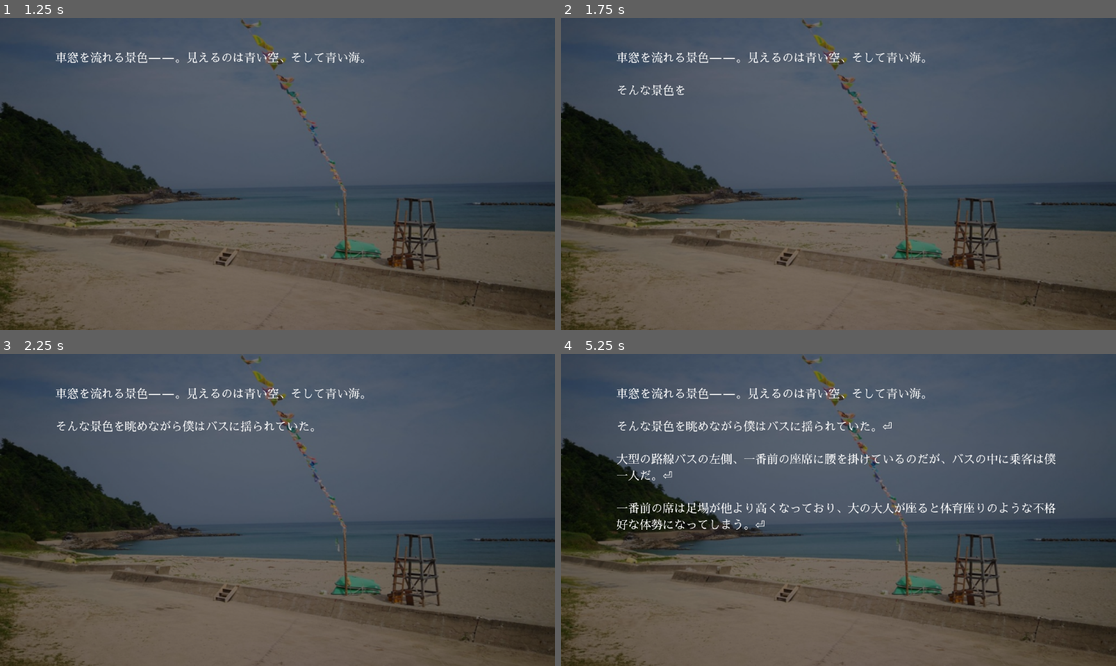
Above: before the commit, frames 1-4 (two rows, left to right).
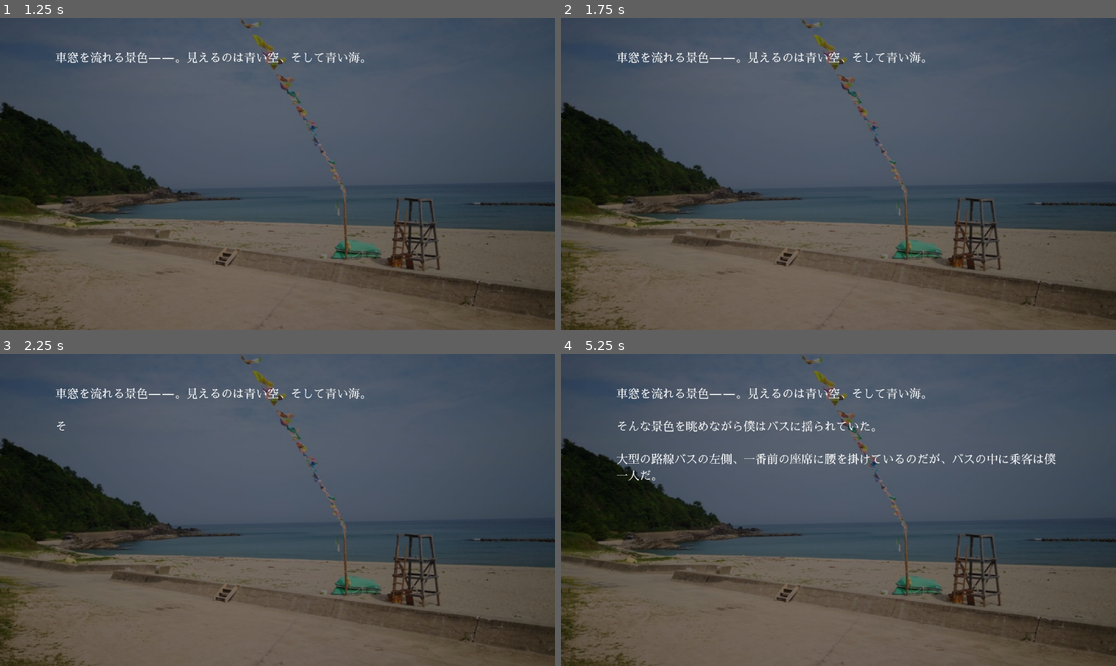
Above: after the commit, the same moments.

Repository: azukigame-s/kiminokoe
Game: Godot game, scene res://scenes/novel_system.tscn
Same seed, same stepped clock (60 frames per second), same inputs: the game is played once before the commit and once after it.
Inputs (mouse positions are in pixels of both pictures, inside the frame that each line leads up to):
- Up to frame 1 (1.25 s): move the mouse to (399, 158) at 0.52 s; click (399, 158) at 0.67 s
- Up to frame 2 (1.75 s): tap Enter at 1.25 s; move the mouse to (727, 189) at 1.27 s; click (727, 189) at 1.42 s
- Up to frame 3 (2.25 s): move the mouse to (333, 441) at 2.02 s; click (333, 441) at 2.17 s
- Up to frame 4 (5.25 s): move the mouse to (810, 572) at 2.77 s; click (810, 572) at 2.92 s; move the mouse to (1005, 556) at 3.52 s; click (1005, 556) at 3.67 s; move the mouse to (672, 463) at 4.27 s; click (672, 463) at 4.42 s; move the mouse to (866, 510) at 5.02 s; click (866, 510) at 5.17 s

Frame 1 is identical in both runs. In frame 2, 0.1% of the frame differs, in the area x 10-23%, y 21-25%; in frame 3, 0.5%; in frame 4, 1.2%, in the area x 10-90%, y 21-57%.

Commit message:
🚧 🔧 プロジェクト設定を読み込む形に変更途中

Diff:
--- a/project.godot
+++ b/project.godot
@@ -14,6 +14,11 @@
 run/main_scene="uid://bl4wlib7utapy"
 config/features=PackedStringArray("4.4", "GL Compatibility")
 config/icon="res://icon.svg"
+config/visual_novel/text_speed=0.05
+config/visual_novel/indicator_blink_speed=0.5
+config/visual_novel/indicator_symbol="⏎"
+config/visual_novel/page_indicator_symbol="⎘"
+config/visual_novel/default_log_level=2
 
 [rendering]
 
--- a/scripts/novel_system.gd
+++ b/scripts/novel_system.gd
@@ -3,13 +3,15 @@
 # シグナル定義
 signal initialized
 signal text_click_processed
+signal text_completed
+
+# ログレベル定義
+enum LogLevel {INFO, DEBUG, ERROR}
+var current_log_level = LogLevel.INFO  # 本番環境ではERRORのみにするなど調整可能
 
 # テキスト表示関連の変数
 var current_text = ""
 var displayed_text = ""
-var text_speed = 0.05
-var is_text_completed = true
-var text_timer = 0.0
 var page_text_buffer = []
 var current_page_index = 0
 
@@ -17,13 +19,18 @@
 var current_background = ""
 var current_bgm = ""
 
-# インジケーター関連
+# インジケータ関連
 var show_indicator = false
-var indicator_symbol = "⏎"
-var page_indicator_symbol = "⎘"
 var indicator_visible = true
 var indicator_blink_timer = 0.0
-var indicator_blink_speed = 0.5
+
+# 設定値 - ProjectSettingsから取得するように変更
+var text_speed: float
+var indicator_blink_speed: float
+var indicator_symbol: String
+var page_indicator_symbol: String
+var is_text_completed = true
+var text_timer = 0.0
 
 # ノード参照
 @onready var background = $background
@@ -33,7 +40,10 @@
 @onready var sfx_player = $sfx_player
 
 func _ready():
-	print("Visual Novel System: Ready function called.")
+	log_message("Visual Novel System: Ready function called.", LogLevel.INFO)
+
+	# 設定の読み込み
+	_load_settings()
 
 	# 画面サイズの設定
 	size_flags_horizontal = Control.SIZE_FILL
@@ -42,54 +52,73 @@
 	anchor_bottom = 1.0
 
 	await get_tree().process_frame
-	print("Updated Control size after frame: ", size)
-
-	_check_nodes()
-
-	if background:
-		_setup_fullscreen_element(background)
-		print("Background setup complete. Size: ", background.size)
-
-	_setup_text_panel()
-
-	initialized.emit()
-
-func _check_nodes():
-	print("Checking node references:")
-	print("- Background node: ", background)
-	print("- Text panel: ", text_panel)
-	print("- Dialogue text node: ", dialogue_text)
-	print("- BGM player: ", bgm_player)
-	print("- SFX player: ", sfx_player)
-	print("Control size: ", size)
+	log_message("Updated Control size after frame: " + str(size), LogLevel.DEBUG)
+
+	if _check_required_nodes():
+		if background:
+			_setup_fullscreen_element(background)
+			log_message("Background setup complete. Size: " + str(background.size), LogLevel.DEBUG)
+
+		_setup_text_panel()
+
+		initialized.emit()
+	else:
+		log_message("Initialization failed due to missing required nodes", LogLevel.ERROR)
+
+# 設定の読み込み - ProjectSettingsから取得
+func _load_settings():
+	# ProjectSettingsに設定がない場合のデフォルト値
+	text_speed = ProjectSettings.get_setting("visual_novel/text_speed", 0.05)
+	indicator_blink_speed = ProjectSettings.get_setting("visual_novel/indicator_blink_speed", 0.5)
+	indicator_symbol = ProjectSettings.get_setting("visual_novel/indicator_symbol", "⏎")
+	page_indicator_symbol = ProjectSettings.get_setting("visual_novel/page_indicator_symbol", "⎘")
+
+# 必要なノードが揃っているかをチェック
+func _check_required_nodes() -> bool:
+	log_message("Checking node references:", LogLevel.DEBUG)
+	log_message("- Background node: " + str(background), LogLevel.DEBUG)
+	log_message("- Text panel: " + str(text_panel), LogLevel.DEBUG)
+	log_message("- Dialogue text node: " + str(dialogue_text), LogLevel.DEBUG)
+	log_message("- BGM player: " + str(bgm_player), LogLevel.DEBUG)
+	log_message("- SFX player: " + str(sfx_player), LogLevel.DEBUG)
+
+	var all_nodes_present = true
 
 	if not background:
-		print("ERROR: Background node missing. Create a TextureRect named 'background' as a child of this Control node.")
+		log_message("ERROR: Background node missing. Create a TextureRect named 'background' as a child of this Control node.", LogLevel.ERROR)
+		all_nodes_present = false
 
 	if not text_panel:
-		print("ERROR: Text panel missing. Create a Panel or Control named 'text_panel' as a child of this Control node.")
+		log_message("ERROR: Text panel missing. Create a Panel or Control named 'text_panel' as a child of this Control node.", LogLevel.ERROR)
+		all_nodes_present = false
 
 	if not dialogue_text and text_panel:
-		print("ERROR: Dialogue text node missing. Create a RichTextLabel named 'dialogue_text' as a child of the text_panel.")
-
+		log_message("ERROR: Dialogue text node missing. Create a RichTextLabel named 'dialogue_text' as a child of the text_panel.", LogLevel.ERROR)
+		all_nodes_present = false
+
+	return all_nodes_present
+
+# テキストパネルのセットアップ
 func _setup_text_panel():
-	if text_panel:
-		# かまいたちの夜スタイルのテキストパネル設定
-		text_panel.anchor_top = 0.0
-		text_panel.anchor_bottom = 1.0
-		text_panel.anchor_left = 0.0
-		text_panel.anchor_right = 1.0
-		text_panel.offset_left = 0
-		text_panel.offset_top = 0
-		text_panel.offset_right = 0
-		text_panel.offset_bottom = 0
-
-		# 半透明の黒背景
-		var style_box = StyleBoxFlat.new()
-		style_box.bg_color = Color(0, 0, 0, 0.5)
-		text_panel.add_theme_stylebox_override("panel", style_box)
-
-		print("Text panel setup complete for Kamaitachi style. Size: ", text_panel.size)
+	if not text_panel:
+		return
+
+	# かまいたちの夜スタイルのテキストパネル設定
+	text_panel.anchor_top = 0.0
+	text_panel.anchor_bottom = 1.0
+	text_panel.anchor_left = 0.0
+	text_panel.anchor_right = 1.0
+	text_panel.offset_left = 0
+	text_panel.offset_top = 0
+	text_panel.offset_right = 0
+	text_panel.offset_bottom = 0
+
+	# 半透明の黒背景
+	var style_box = StyleBoxFlat.new()
+	style_box.bg_color = Color(0, 0, 0, 0.5)
+	text_panel.add_theme_stylebox_override("panel", style_box)
+
+	log_message("Text panel setup complete for Kamaitachi style. Size: " + str(text_panel.size), LogLevel.DEBUG)
 
 	if dialogue_text:
 		dialogue_text.bbcode_enabled = true
@@ -108,14 +137,18 @@
 		dialogue_text.add_theme_color_override("default_color", Color(1, 1, 1, 1))
 		dialogue_text.add_theme_font_size_override("normal_font_size", 24)
 
-		print("Dialogue text setup complete for Kamaitachi style. Size: ", dialogue_text.size)
+		log_message("Dialogue text setup complete for Kamaitachi style. Size: " + str(dialogue_text.size), LogLevel.DEBUG)
 
 		var custom_theme = load("res://themes/novel_theme.tres")
 		if custom_theme:
 			dialogue_text.theme = custom_theme
-			print("Custom theme applied to dialogue text")
-
+			log_message("Custom theme applied to dialogue text", LogLevel.DEBUG)
+
+# 要素をフルスクリーンに設定
 func _setup_fullscreen_element(element):
+	if not element:
+		return
+
 	element.anchor_left = 0.0
 	element.anchor_top = 0.0
 	element.anchor_right = 1.0
@@ -143,6 +176,7 @@
 				is_text_completed = true
 				show_indicator = true
 				_update_displayed_text()
+				text_completed.emit()
 
 	# インジケーターの点滅処理
 	if is_text_completed and show_indicator:
@@ -152,74 +186,78 @@
 			indicator_visible = !indicator_visible
 			_update_displayed_text()
 
+# 表示テキストの更新
 func _update_displayed_text():
-	if dialogue_text:
-		var base_text = ""
-
-		if current_page_index > 0:
-			base_text = dialogue_text.text
-			var last_text_start = base_text.rfind("\n\n")
-			if last_text_start != -1:
-				var next_line = base_text.find("\n\n", last_text_start + 2)
-				if next_line != -1 and base_text.find("[color=#FFDD00][b]", last_text_start) != -1:
-					base_text = base_text.substr(0, next_line + 2)
-				else:
-					base_text = base_text.substr(0, last_text_start + 2)
-
-		if current_page_index == 0:
-			var text_parts = dialogue_text.text.split("\n\n", false, 1)
-			if text_parts.size() > 0 and text_parts[0].begins_with("[color=#FFDD00][b]"):
-				base_text = text_parts[0] + "\n\n"
-
-		var final_text = base_text + displayed_text
-
-		if is_text_completed and show_indicator and indicator_visible:
-			final_text += _get_indicator_symbol()
-
-		dialogue_text.text = final_text
-
-func show_text(text, go_next = false):
-	print("Showing text: ", text)
+	if not dialogue_text:
+		return
+
+	var base_text = ""
+
+	if current_page_index > 0:
+		base_text = dialogue_text.text
+		var last_text_start = base_text.rfind("\n\n")
+		if last_text_start != -1:
+			var next_line = base_text.find("\n\n", last_text_start + 2)
+			if next_line != -1 and base_text.find("[color=#FFDD00][b]", last_text_start) != -1:
+				base_text = base_text.substr(0, next_line + 2)
+			else:
+				base_text = base_text.substr(0, last_text_start + 2)
+
+	if current_page_index == 0:
+		var text_parts = dialogue_text.text.split("\n\n", false, 1)
+		if text_parts.size() > 0 and text_parts[0].begins_with("[color=#FFDD00][b]"):
+			base_text = text_parts[0] + "\n\n"
+
+	var final_text = base_text + displayed_text
+
+	if is_text_completed and show_indicator and indicator_visible:
+		final_text += _get_indicator_symbol()
+
+	dialogue_text.text = final_text
+
+# テキスト表示の統合関数（show_textとshow_text_same_pageを統合）
+func show_text(text, new_page = true, go_next = false):
+	log_message("Showing text: " + text + " (new_page: " + str(new_page) + ")", LogLevel.INFO)
+
+	if not dialogue_text:
+		log_message("Error: dialogue_text is null in show_text()", LogLevel.ERROR)
+		return
+
 	current_text = text
 	displayed_text = ""
 	is_text_completed = false
 	text_timer = 0
 
-	page_text_buffer = []
-	current_page_index = 0
-
-	page_text_buffer.append({
-		"text": text,
-		"go_next": go_next
-	})
-
-	if dialogue_text:
+	if new_page:
+		page_text_buffer = []
+		current_page_index = 0
+
+		page_text_buffer.append({
+			"text": text,
+			"go_next": go_next
+		})
+
 		dialogue_text.visible = true
 		dialogue_text.text = ""
 
 		if text_panel:
 			text_panel.visible = true
 	else:
-		print("Error: dialogue_text is null in show_text()")
-
-func show_text_same_page(text):
-	print("Showing additional text in the same page: ", text)
-
-	current_text = text
-	displayed_text = ""
-	is_text_completed = false
-	text_timer = 0
-
-	if dialogue_text:
 		var current_displayed = dialogue_text.text
 
 		if current_displayed != "":
 			current_displayed += "\n\n"
 
 		dialogue_text.text = current_displayed
-	else:
-		print("Error: dialogue_text is null in show_text_same_page()")
-
+
+		# 既に表示中のテキストに追加する場合はバッファに追加しない
+		if page_text_buffer.size() == 0:
+			page_text_buffer.append({
+				"text": text,
+				"go_next": go_next
+			})
+
+# インジケーターシンボルを取得
 func _get_indicator_symbol():
 	if current_page_index < page_text_buffer.size():
 		var current_item = page_text_buffer[current_page_index]
@@ -228,6 +266,7 @@
 
 	return indicator_symbol
 
+# テキストバッファをクリア
 func clear_text_buffers():
 	page_text_buffer = []
 	current_page_index = 0
@@ -238,27 +277,32 @@
 	if dialogue_text:
 		dialogue_text.text = ""
 
-	print("All text buffers cleared")
-
+	log_message("All text buffers cleared", LogLevel.DEBUG)
+
+# バッファに次のテキストがあるかをチェック
 func has_more_text_in_buffer():
 	return current_page_index < page_text_buffer.size() - 1
 
+# バッファから次のテキストを表示
 func display_next_text_from_buffer():
 	if has_more_text_in_buffer():
 		current_page_index += 1
 		var next_text = page_text_buffer[current_page_index]
-		show_text_same_page(next_text["text"])
+		show_text(next_text["text"], false)
 		return true
 	return false
 
+# テキスト表示を即座に完了
 func complete_text_display():
 	if not is_text_completed:
 		displayed_text = current_text
 		is_text_completed = true
 		show_indicator = true
 		_update_displayed_text()
-		print("Text display completed instantly")
-
+		text_completed.emit()
+		log_message("Text display completed instantly", LogLevel.DEBUG)
+
+# テキスト進行の処理
 func complete_text():
 	if not is_text_completed:
 		complete_text_display()
@@ -266,43 +310,41 @@
 		if has_more_text_in_buffer():
 			display_next_text_from_buffer()
 		else:
-			print("All text in buffer displayed")
+			log_message("All text in buffer displayed", LogLevel.DEBUG)
 			show_indicator = false
 			_update_displayed_text()
-
-			if has_node("test_scenario"):
-				$test_scenario.on_click_received()
-
+			text_click_processed.emit()
+
+# 背景変更
 func change_background(background_path):
+	if not background:
+		log_message("ERROR: Background node is null", LogLevel.ERROR)
+		return
+
 	current_background = background_path
-	print("Loading background: ", background_path)
+	log_message("Loading background: " + background_path, LogLevel.INFO)
 
 	var bg_texture = load(background_path)
 	if bg_texture == null:
-		print("ERROR: Failed to load background texture from path: ", background_path)
-		return
-
-	print("Loaded texture: ", bg_texture)
-
-	if background != null:
-		background.modulate = Color(1, 1, 1, 1)
-		background.texture = bg_texture
-		background.visible = true
-
-		print("Background properties:")
-		print("- Visible: ", background.visible)
-		print("- Modulate: ", background.modulate)
-		print("- Size: ", background.size)
-		print("- Global position: ", background.global_position)
-
-		_setup_fullscreen_element(background)
-		print("Background changed successfully.")
-	else:
-		print("ERROR: Background node is null")
-
+		log_message("ERROR: Failed to load background texture from path: " + background_path, LogLevel.ERROR)
+		return
+
+	background.modulate = Color(1, 1, 1, 1)
+	background.texture = bg_texture
+	background.visible = true
+
+	log_message("Background properties:", LogLevel.DEBUG)
+	log_message("- Visible: " + str(background.visible), LogLevel.DEBUG)
+	log_message("- Modulate: " + str(background.modulate), LogLevel.DEBUG)
+	log_message("- Size: " + str(background.size), LogLevel.DEBUG)
+
+	_setup_fullscreen_element(background)
+	log_message("Background changed successfully.", LogLevel.INFO)
+
+# BGM再生
 func play_bgm(bgm_path):
-	if bgm_player == null:
-		print("ERROR: bgm_player is null")
+	if not bgm_player:
+		log_message("ERROR: bgm_player is null", LogLevel.ERROR)
 		return
 
 	if current_bgm != bgm_path:
@@ -317,19 +359,24 @@
 		if audio_stream != null:
 			bgm_player.stream = audio_stream
 			bgm_player.play()
-			print("BGM playing: ", bgm_path)
+			log_message("BGM playing: " + bgm_path, LogLevel.INFO)
 		else:
-			print("ERROR: Failed to load audio: ", bgm_path)
-
+			log_message("ERROR: Failed to load audio: " + bgm_path, LogLevel.ERROR)
+
+# BGM停止
 func stop_bgm():
-	if bgm_player != null:
-		bgm_player.stop()
-		current_bgm = ""
-		print("BGM stopped")
-
+	if not bgm_player:
+		log_message("ERROR: bgm_player is null", LogLevel.ERROR)
+		return
+
+	bgm_player.stop()
+	current_bgm = ""
+	log_message("BGM stopped", LogLevel.INFO)
+
+# 効果音再生
 func play_sfx(sfx_path):
-	if sfx_player == null:
-		print("ERROR: sfx_player is null")
+	if not sfx_player:
+		log_message("ERROR: sfx_player is null", LogLevel.ERROR)
 		return
 
 	var audio_stream
@@ -341,23 +388,36 @@
 	if audio_stream != null:
 		sfx_player.stream = audio_stream
 		sfx_player.play()
-		print("SFX playing: ", sfx_path)
+		log_message("SFX playing: " + sfx_path, LogLevel.INFO)
 	else:
-		print("ERROR: Failed to load audio: ", sfx_path)
-
+		log_message("ERROR: Failed to load audio: " + sfx_path, LogLevel.ERROR)
+
+# ページバッファに追加
 func add_to_page_buffer(text, go_next = false):
 	page_text_buffer.append({
 		"text": text,
 		"go_next": go_next
 	})
-	print("Added to page buffer: ", text)
-	print("Current buffer size: ", page_text_buffer.size())
-
+	log_message("Added to page buffer: " + text, LogLevel.DEBUG)
+	log_message("Current buffer size: " + str(page_text_buffer.size()), LogLevel.DEBUG)
+
+# 入力イベント処理
 func _input(event):
 	if event is InputEventMouseButton:
 		if event.button_index == MOUSE_BUTTON_LEFT and event.pressed:
 			complete_text()
-			print("Mouse click detected - text advanced")
-
-			if has_node("test_scenario") and is_text_completed:
-				$test_scenario.on_click_received()
+			log_message("Mouse click detected - text advanced", LogLevel.DEBUG)
+
+# ログメッセージの出力（ログレベルによるフィルタリング）
+func log_message(message, level = LogLevel.INFO):
+	if level >= current_log_level:
+		var prefix = ""
+		match level:
+			LogLevel.INFO:
+				prefix = "[INFO] "
+			LogLevel.DEBUG:
+				prefix = "[DEBUG] "
+			LogLevel.ERROR:
+				prefix = "[ERROR] "
+
+		print(prefix + message)
--- a/scripts/test_scenario.gd
+++ b/scripts/test_scenario.gd
@@ -104,27 +104,32 @@
 var current_index = 0
 var waiting_for_click = false
 
+# シグナルのエイリアス定義
+enum LogLevel {INFO, DEBUG, ERROR}
+
 func _ready():
 	novel_system = get_parent()
-	print("TestScenario ready - NovelSystem:", novel_system)
+	log_message("TestScenario ready - NovelSystem: " + str(novel_system), LogLevel.INFO)
 
 	if novel_system:
 		novel_system.initialized.connect(_on_novel_system_initialized)
-		print("Signal connected")
+		novel_system.text_click_processed.connect(_on_click_processed)
+		novel_system.text_completed.connect(_on_text_completed)
+		log_message("Signals connected", LogLevel.DEBUG)
 	else:
-		print("Error: Novel system not found")
+		log_message("Error: Novel system not found", LogLevel.ERROR)
 
 func _on_novel_system_initialized():
-	print("Novel system initialized, starting scenario")
+	log_message("Novel system initialized, starting scenario", LogLevel.INFO)
 	execute_current_command()
 
 func execute_current_command():
 	if current_index >= scenario.size():
-		print("Scenario complete")
+		log_message("Scenario complete", LogLevel.INFO)
 		return
 
 	var command = scenario[current_index]
-	print("Executing command: ", command.type, " at index ", current_index)
+	log_message("Executing command: " + command.type + " at index " + str(current_index), LogLevel.DEBUG)
 
 	match command.type:
 		"background":
@@ -135,17 +140,19 @@
 			var new_page = command.get("new_page", false)
 			var go_next = command.get("go_next", false)
 
+			log_message("Processing dialogue: new_page=" + str(new_page) + ", go_next=" + str(go_next), LogLevel.DEBUG)
+
 			if new_page:
 				novel_system.clear_text_buffers()
-				novel_system.show_text(current_dialog)
-				print("Started new page with text: ", current_dialog)
+				novel_system.show_text(current_dialog, true, go_next)
+				log_message("Started new page with text: " + current_dialog, LogLevel.DEBUG)
 			else:
 				if novel_system.page_text_buffer.size() == 0:
-					novel_system.show_text(current_dialog)
-					print("First text in buffer: ", current_dialog)
+					novel_system.show_text(current_dialog, true, go_next)
+					log_message("First text in buffer: " + current_dialog, LogLevel.DEBUG)
 				else:
 					novel_system.add_to_page_buffer(current_dialog, go_next)
-					print("Added text to buffer: ", current_dialog)
+					log_message("Added text to buffer: " + current_dialog, LogLevel.DEBUG)
 
 			waiting_for_click = true
 		"bgm":
@@ -155,7 +162,7 @@
 			novel_system.play_sfx(command.path)
 			proceed_to_next()
 		_:
-			print("Unknown command type: ", command.type)
+			log_message("Unknown command type: " + command.type, LogLevel.ERROR)
 			proceed_to_next()
 
 func proceed_to_next():
@@ -166,22 +173,31 @@
 	if current_index < scenario.size():
 		execute_current_command()
 
-func on_text_completed():
-	print("Text completed signal received")
-	waiting_for_click = false
-	current_index += 1
-	execute_current_command()
-
-func on_click_received():
-	print("Click received in test_scenario")
-
-	if novel_system.is_text_completed:
-		if novel_system.has_more_text_in_buffer():
-			novel_system.display_next_text_from_buffer()
-			print("Displaying next text from buffer")
-		else:
-			waiting_for_click = false
-			on_text_completed()
+func _on_text_completed():
+	log_message("Text completed signal received", LogLevel.DEBUG)
+	# テキスト表示が完了した時の処理（必要に応じて）
+
+func _on_click_processed():
+	log_message("Click processed signal received", LogLevel.DEBUG)
+
+	if novel_system.is_text_completed and not novel_system.has_more_text_in_buffer():
+		log_message("No more text in buffer, proceeding to next command", LogLevel.DEBUG)
+		waiting_for_click = false
+		current_index += 1
+		execute_current_command()
+
+# ログメッセージの出力（NovelSystemと同様のログ機能）
+func log_message(message, level = LogLevel.INFO):
+	if novel_system:
+		novel_system.log_message("[TestScenario] " + message, level)
 	else:
-		novel_system.complete_text_display()
-		print("Completed current text display")
+		var prefix = ""
+		match level:
+			LogLevel.INFO:
+				prefix = "[INFO] "
+			LogLevel.DEBUG:
+				prefix = "[DEBUG] "
+			LogLevel.ERROR:
+				prefix = "[ERROR] "
+
+		print(prefix + "[TestScenario] " + message)
